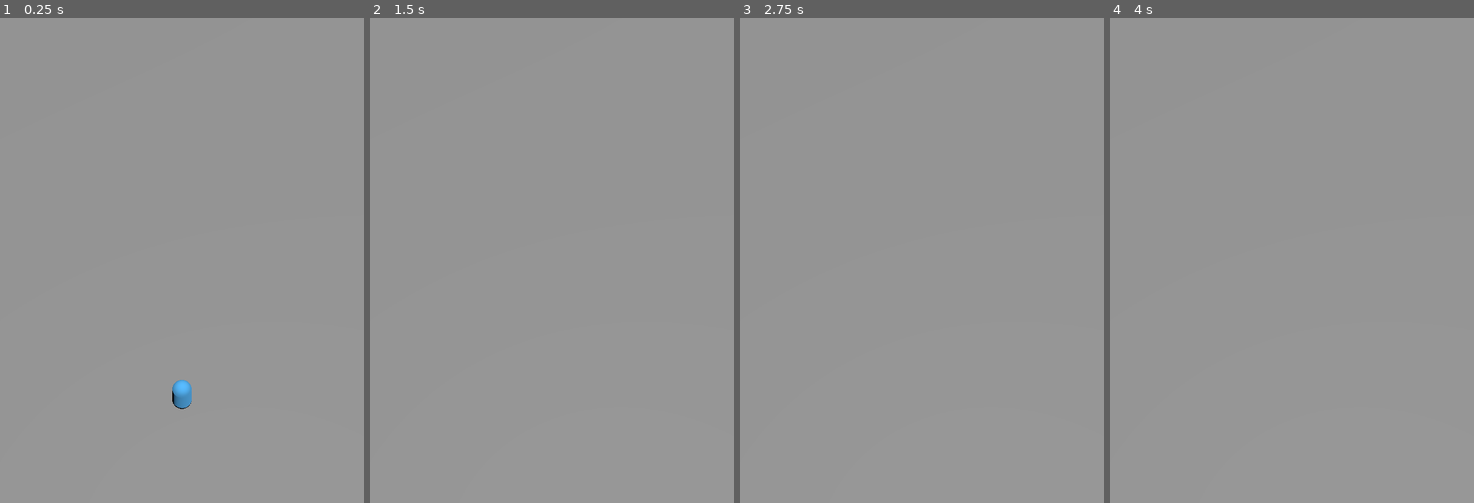
Above: before the commit, frames 1-4 (left to right).
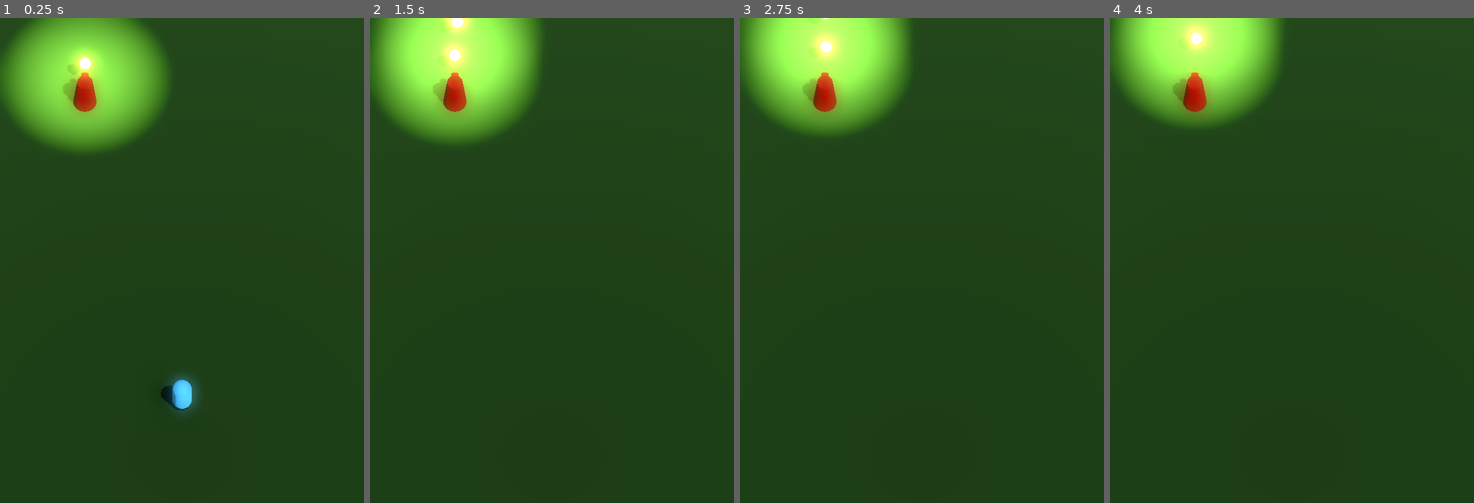
Above: after the commit, the same moments.

Repository: JackEvans24/bullet-absorb
Game: Godot game, scene res://scenes/main.tscn
Two runs of this game, one before a commit and one after it. Both use one fixed random seed, a clock stepped at 60 frames per second and the inputs below.
Inputs:
- Up to frame 1 (0.25 s): no input
- Up to frame 2 (1.5 s): hold Right (move_right) 0.53-1.28 s; hold Down (move_back) from 1.28 s (still down)
- Up to frame 3 (2.75 s): release Down (move_back) at 2.03 s; hold Right (move_right) from 2.03 s (still down)
- Up to frame 4 (4 s): release Right (move_right) at 2.78 s; hold Up (move_forward) 2.78-3.53 s; hold Left (move_left) from 3.53 s (still down)

The runs differ from the first frame. In frame 1, 100% of the frame differs, in the area x 0-100%, y 0-100%; in frame 2, 100%; in frame 3, 100%; in frame 4, 100%.
Error after the commit: Parse Error: Could not find type "Player" in the current scope. (res://scripts/main.gd:3)

Commit message:
feat: add turret to main
add world environment
update lighting to better display bullets

Diff:
--- a/scenes/main.tscn
+++ b/scenes/main.tscn
@@ -1,8 +1,16 @@
-[gd_scene load_steps=6 format=3 uid="uid://ccgpc6v5lruew"]
+[gd_scene load_steps=10 format=3 uid="uid://ccgpc6v5lruew"]
 
 [ext_resource type="PackedScene" uid="uid://c3tj0pdcum4wd" path="res://prefabs/player.tscn" id="1_e5x1h"]
+[ext_resource type="Script" path="res://scripts/main.gd" id="1_rtjol"]
+[ext_resource type="PackedScene" uid="uid://bj8n5y46nf5wq" path="res://prefabs/turret.tscn" id="3_5441h"]
+
+[sub_resource type="StandardMaterial3D" id="StandardMaterial3D_r1hrq"]
+albedo_color = Color(0.36875, 0.59, 0.3245, 1)
+metallic = 1.0
+metallic_specular = 1.0
 
 [sub_resource type="PlaneMesh" id="PlaneMesh_id486"]
+material = SubResource("StandardMaterial3D_r1hrq")
 
 [sub_resource type="ConvexPolygonShape3D" id="ConvexPolygonShape3D_2d6ir"]
 points = PackedVector3Array(-1, 0, -1, -1, 0, 1, 1, 0, -1, 1, 0, 1)
@@ -13,7 +21,18 @@
 [sub_resource type="CylinderMesh" id="CylinderMesh_ugq1f"]
 material = SubResource("StandardMaterial3D_85wj3")
 
+[sub_resource type="Environment" id="Environment_v60oa"]
+glow_enabled = true
+glow_intensity = 1.0
+glow_bloom = 1.0
+glow_hdr_threshold = 0.5
+glow_hdr_luminance_cap = 10.0
+fog_light_color = Color(0.380445, 0.623552, 0.298777, 1)
+fog_light_energy = 0.1
+fog_density = 0.001
+
 [node name="Main" type="Node"]
+script = ExtResource("1_rtjol")
 
 [node name="Ground" type="StaticBody3D" parent="."]
 collision_mask = 0
@@ -34,8 +53,10 @@
 far = 200.0
 
 [node name="DirectionalLight3D" type="DirectionalLight3D" parent="."]
-transform = Transform3D(0.866025, -0.492404, 0.0868241, 0, 0.173648, 0.984808, -0.5, -0.852868, 0.150384, 0, 0, 0)
+transform = Transform3D(0.707107, -0.612372, 0.353553, 0, 0.5, 0.866025, -0.707107, -0.612372, 0.353553, 0, 0, 0)
 layers = 0
+light_energy = 0.2
+shadow_enabled = true
 
 [node name="CameraPoles" type="Node3D" parent="."]
 visible = false
@@ -59,3 +80,9 @@
 [node name="Player" parent="." instance=ExtResource("1_e5x1h")]
 transform = Transform3D(1, 0, 0, 0, 1, 0, 0, 0, 1, 0, 1, 5)
 speed = 15.0
+
+[node name="Turret" parent="." instance=ExtResource("3_5441h")]
+transform = Transform3D(1, 0, 0, 0, 1, 0, 0, 0, 1, -5, 0, -13)
+
+[node name="WorldEnvironment" type="WorldEnvironment" parent="."]
+environment = SubResource("Environment_v60oa")
